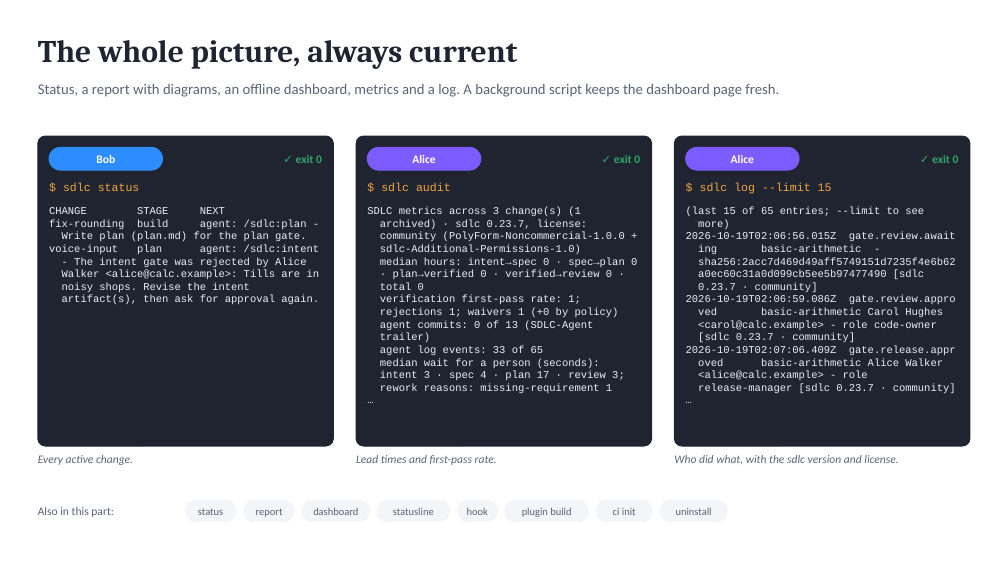
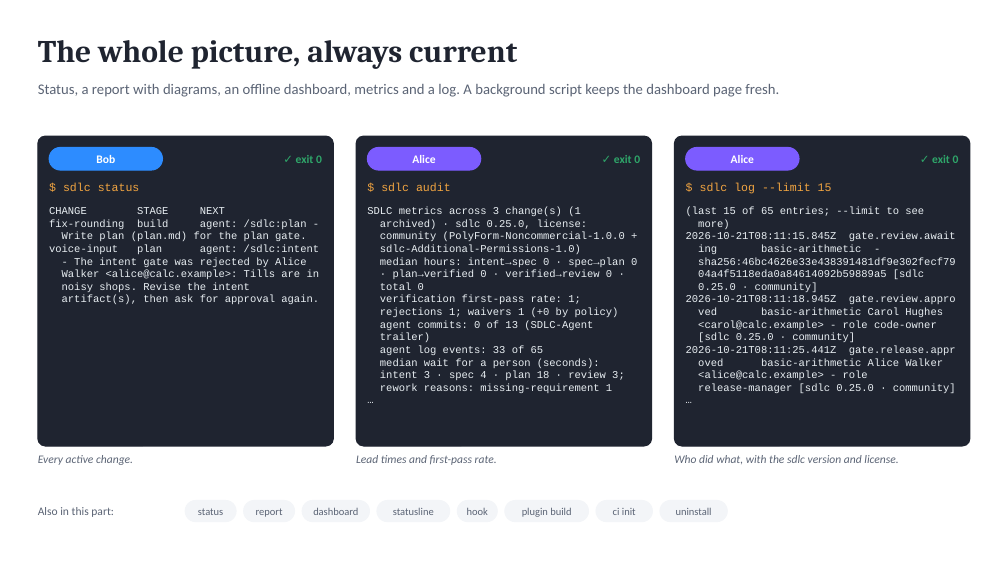
Before and after one commit to marin-ai-tech/sdlc, a slide deck: slide 18 of docs/demo/sdlc-calculator-demo.en.pptx. Drawn at 1008x567 pixels with LibreOffice and Linux fonts; fonts in the diff are those of the drawing. Boxes give left, top, right and bottom in pixels: in the first picture for what was removed or moved away, otherwise in the second. Text is boxed around its words. In the diff, an @@ line names an element or a change of style, - is before the commit and + after.

Commit message:
chore: release 0.25.0

```diff
--- a/docs/demo/sdlc-calculator-demo.en.pptx
+++ b/docs/demo/sdlc-calculator-demo.en.pptx
@@ text at [380,220,587,229]: text changed @@
-archived) · sdlc 0.23.7, license:
+archived) · sdlc 0.25.0, license:
@@ text at [686,232,956,241]: text changed @@
-2026-10-19T02:06:56.015Z gate.review.await
+2026-10-21T08:11:15.845Z gate.review.await
@@ text at [686,257,956,304]: text changed @@
-sha256:2acc7d469d49aff5749151d7235f4e6b62
-a0ec60c31a0d099cb5ee5b97477490 [sdlc
-0.23.7 · community]
-2026-10-19T02:06:59.086Z gate.review.appro
+sha256:46bc4626e33e438391481df9e302fecf79
+04a4f5118eda0a84614092b59889a5 [sdlc
+0.25.0 · community]
+2026-10-21T08:11:18.945Z gate.review.appro
@@ text at [686,333,956,355]: text changed @@
-[sdlc 0.23.7 · community]
-2026-10-19T02:07:06.409Z gate.release.appr
+[sdlc 0.25.0 · community]
+2026-10-21T08:11:25.441Z gate.release.appr
@@ text at [380,371,625,380]: text changed @@
-intent 3 · spec 4 · plan 17 · review 3;
+intent 3 · spec 4 · plan 18 · review 3;
@@ text at [698,384,956,393]: text changed @@
-release-manager [sdlc 0.23.7 · community]
+release-manager [sdlc 0.25.0 · community]
```
Also in this commit, not shown: 7 other slides changed, 31 other files.
